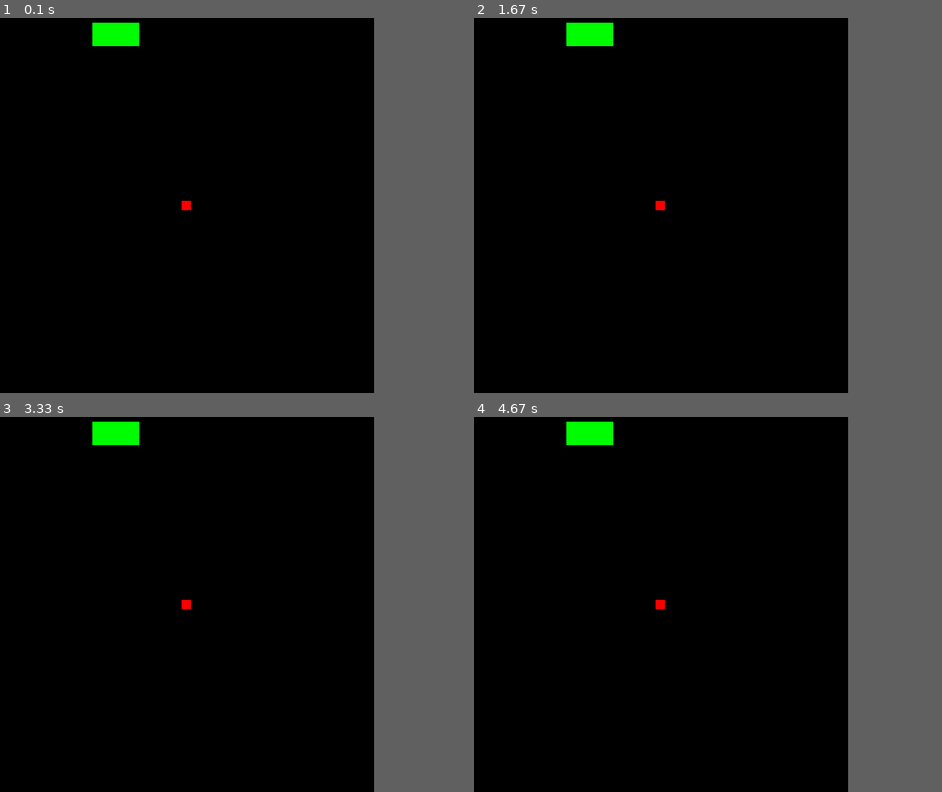
Above: before the commit, frames 1-4 (two rows, left to right).
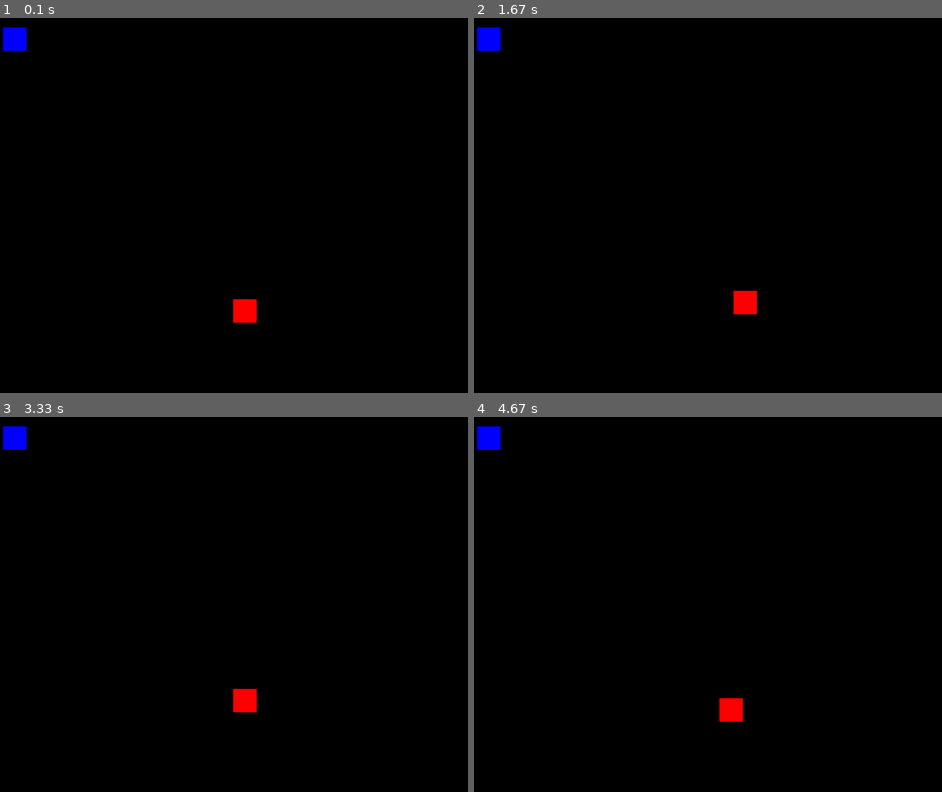
Above: after the commit, the same moments.

Repository: zeroIQ2018/Pygame-Test
Game: pygame game, started from app.py
The game is run twice, just before and just after one commit, with the same random seed, the same clock (stepped at 60 frames per second) and the same inputs.
Inputs:
- Up to frame 1 (0.1 s): no input
- Up to frame 2 (1.67 s): hold D 0.33-0.8 s; hold W 0.83-1.13 s; hold D 1.17-1.63 s
- Up to frame 3 (3.33 s): hold A 1.67-2.2 s; hold S 2.23-2.53 s; hold A 2.57-2.97 s; hold W from 3 s (still down)
- Up to frame 4 (4.67 s): release W at 3.37 s; hold D 3.4-4.03 s; hold S 4.07-4.43 s; hold A from 4.47 s (still down)
In our replay, the window is 720x720 before the commit and 900x720 after it. These sizes can differ from the game's own. Grey fills any space a smaller window leaves; there, only what the larger window draws over its background counts as a difference.

The runs differ from the first frame. In frame 1, 1.3% of the frame differs, in the area x 0-55%, y 1-82%; in frame 2, 1.3%, in the area x 0-61%, y 1-80%; in frame 3, 1.3%; in frame 4, 1.3%.

Commit message:
cleaned it up still am working on collision
here i asked a question
https://stackoverflow.com/questions/74117058/pygame-when-moving-into-another-object-the-player-object-should-stop

Diff:
--- a/app.py
+++ b/app.py
@@ -1,36 +1,63 @@
-import sys
-import pygame
+import pygame,sys
 
 pygame.init()
-window = pygame.display.set_mode((800, 800))
-clock = pygame.time.Clock()
-pygame.display.set_caption("Block")
-
-rect = pygame.Rect(0, 0, 20, 20)
-en = pygame.Rect(200,10, 100,50)
-rect.center = window.get_rect().center
-vel = 5
-
-def initate():
-    pygame.draw.rect(window, (255, 0, 0), rect)
-    pygame.draw.rect(window, (0, 255, 0), en)
-
-def movement():
-    keys = pygame.key.get_pressed()
-
-    rect.x += (keys[pygame.K_RIGHT] - keys[pygame.K_LEFT]) * vel
-    rect.y += (keys[pygame.K_DOWN] - keys[pygame.K_UP]) * vel
-
-    rect.centerx = rect.centerx % window.get_width()
-    rect.centery = rect.centery % window.get_height()
+Clock = pygame.time.Clock()
+FPS = 60
+size = [1000,800]
+bg = [0,0,0]
+screen = pygame.display.set_mode(size)
+pygame.display.set_caption('Movement')
 
 
-run = True
-while run:
-    clock.tick(60)
+class Player:
+    def __init__(self,vel,x,y):
+        self.vel = vel
+
+        self.x = x
+        self.y = y
+        self.jump = False
+
+    def move(self):
+        k = pygame.key.get_pressed()
+        if k[pygame.K_a]:
+            self.x -= self.vel
+        if k[pygame.K_d]:
+            self.x += self.vel
+        if k[pygame.K_w]:
+            self.y -= self.vel
+        if k[pygame.K_s]:
+            self.y += self.vel
+
+
+    def draw(self):
+        pygame.draw.rect(screen,"red",(self.x,self.y,50,50))
+
+    def bordercollsion(self):
+        if self.x <=0:
+            self.x=0
+        if self.x >=950:
+            self.x=950
+        if self.y <=0:
+            self.y=0
+        if self.y >=750:
+            self.y=750
+
+
+
+    def do(self):
+        self.move()
+        self.draw()
+        self.bordercollsion()
+
+
+
+player = Player(1,500,600)
+
+while True:
+    screen.fill(bg)
     for event in pygame.event.get():
         if event.type == pygame.QUIT:
-            run = False
+            sys.exit()
         if event.type == pygame.KEYDOWN:
             print(pygame.key.name(event.key))
             if event.key == pygame.K_ESCAPE:
@@ -38,12 +65,6 @@
                 pygame.quit
                 sys.exit()
 
-
-
-
-    window.fill(0)
-
-    #Do stuff here that you wnant to be infront of the game:
-    movement() #movement
-    initate() #should be used for the initiation of stuff
-    pygame.display.flip()
+    player.do()
+    en = pygame.draw.rect(screen,"blue",(10,20,50,50))
+    pygame.display.update()
